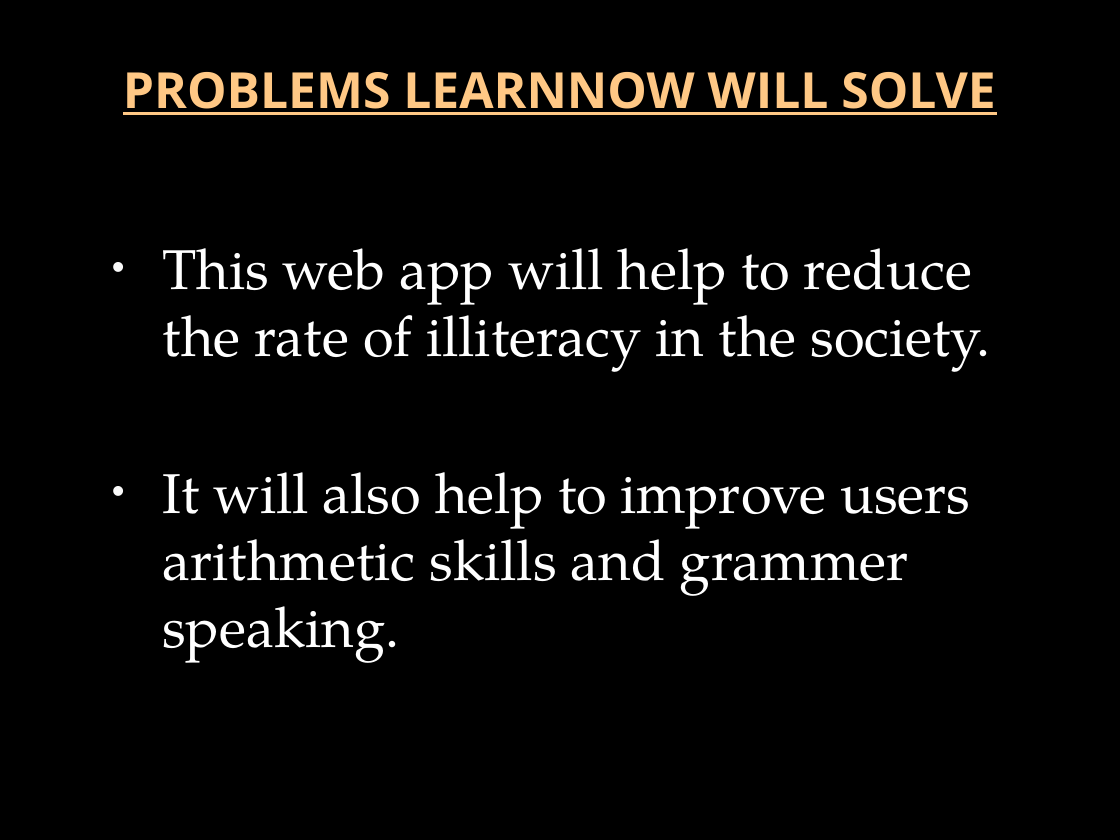
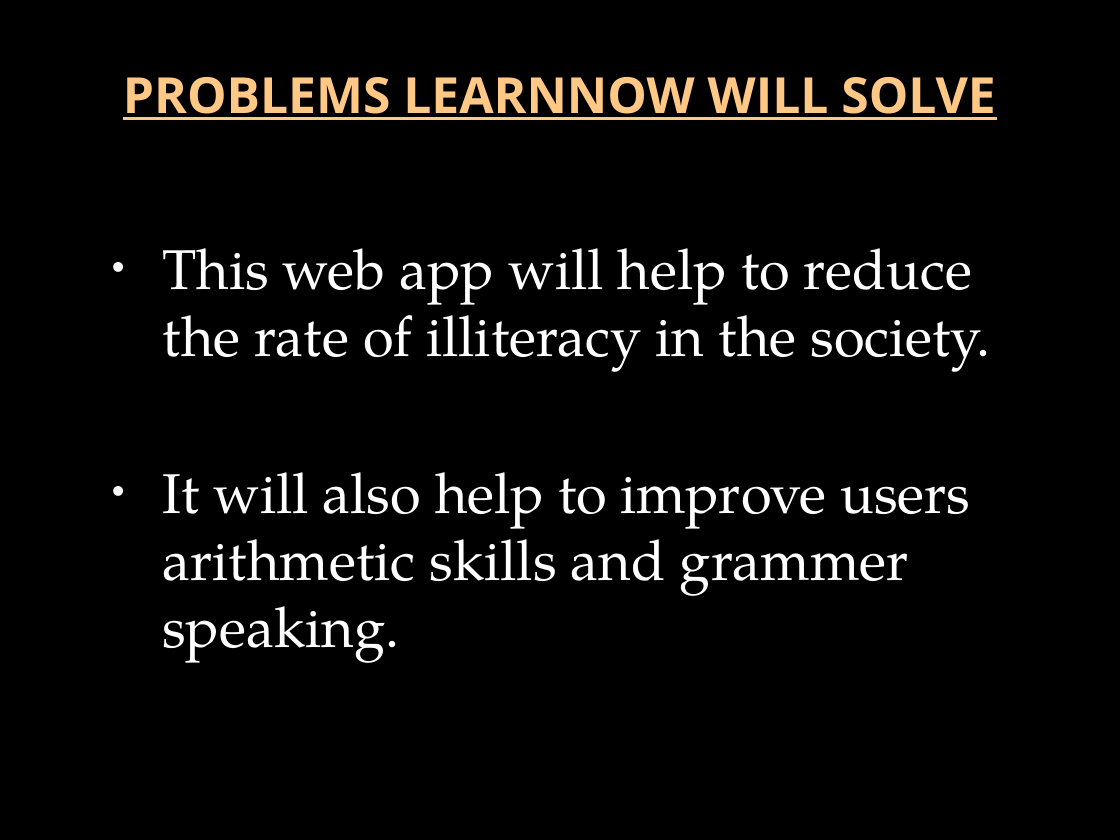
Before and after one commit to kazmanbanj/LearnNow, a slide deck: slide 2 of Proposal/LearnNow-Proposal.pptx. Drawn at 1120x840 pixels with LibreOffice and Linux fonts; fonts in the diff are those of the drawing; background and template pictures are left out. Boxes give left, top, right and bottom in pixels: in the first picture for what was removed or moved away, otherwise in the second. Text is boxed around its words. In the diff, an @@ line names an element or a change of style, - is before the commit and + after.

Commit message:
maintenance check

```diff
--- a/Proposal/LearnNow-Proposal.pptx
+++ b/Proposal/LearnNow-Proposal.pptx
@@ title "PROBLEMS LEARNNOW WILL SOLVE": place and size @@
-title "PROBLEMS LEARNNOW WILL SOLVE" at (123,72,995,115)
+title "PROBLEMS LEARNNOW WILL SOLVE" at (123,77,995,120)
```
